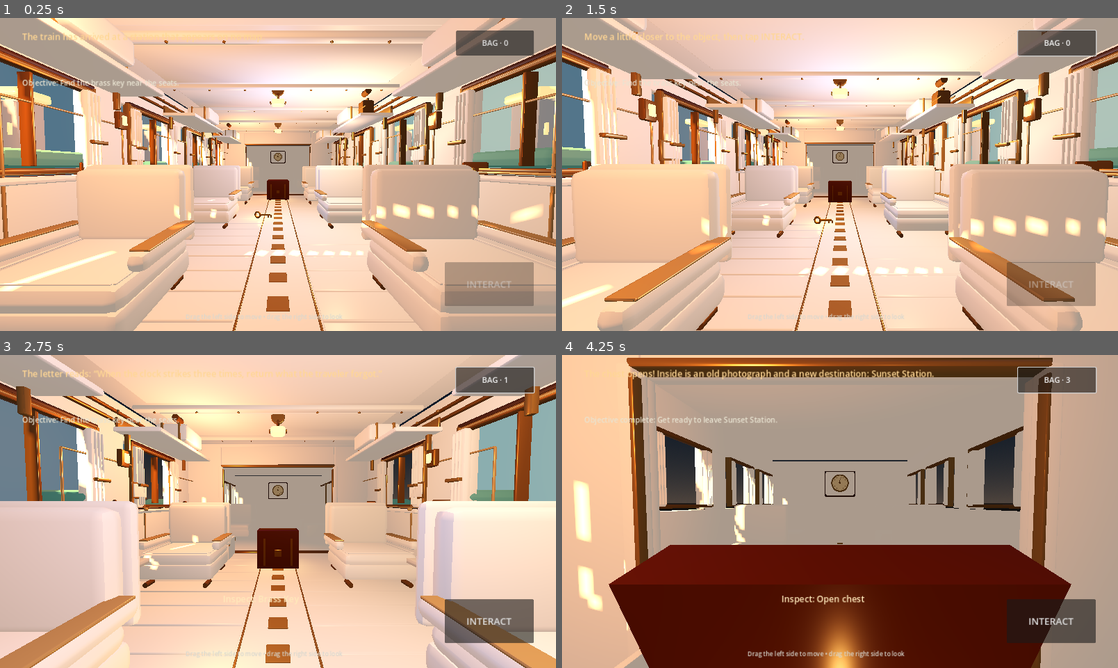
Above: before the commit, frames 1-4 (two rows, left to right).
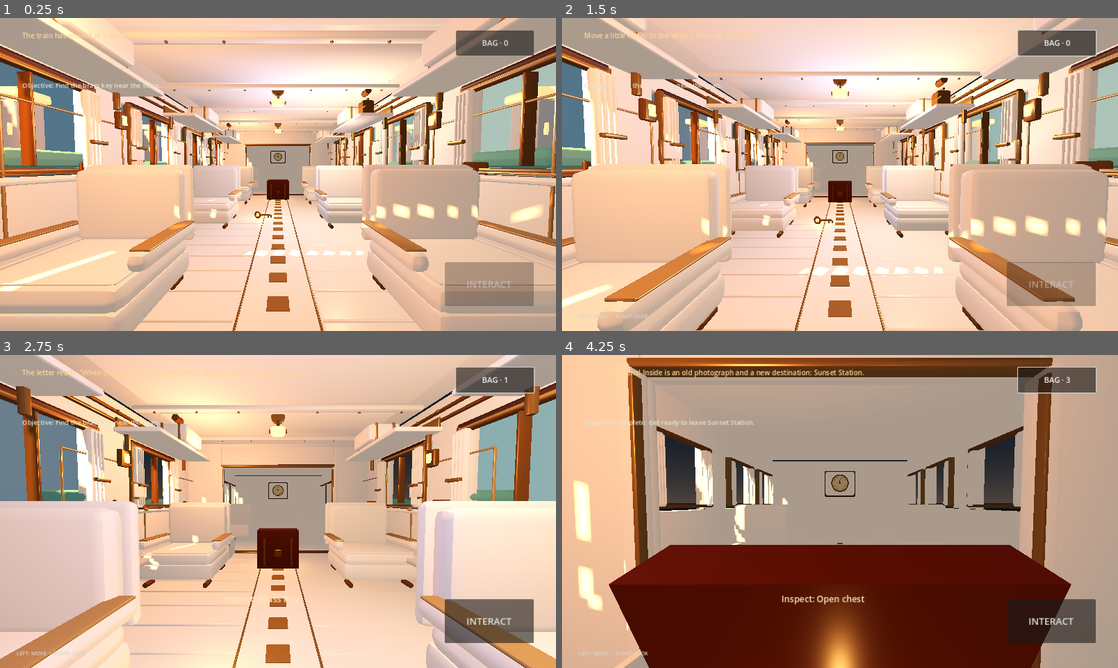
Above: after the commit, the same moments.

Repository: bdssmdkacem-dot/lost-things-express
Game: Godot game, scene res://scenes/main.tscn
Two runs of this game, one before a commit and one after it. Both use one fixed random seed, a clock stepped at 60 frames per second and the inputs below.
Inputs (mouse positions are in pixels of both pictures, inside the frame that each line leads up to):
- Up to frame 1 (0.25 s): no input
- Up to frame 2 (1.5 s): click "BAG · 0" at 0.5 s; tap Enter at 1.25 s; move the mouse to (867, 174) at 1.27 s; hold W (move_forward) from 1.28 s (still down); tap E at 1.35 s; click (867, 174) at 1.42 s
- Up to frame 3 (2.75 s): keep holding W (move_forward); move the mouse to (250, 511) at 2.02 s; tap E at 2.1 s
- Up to frame 4 (4.25 s): keep holding W (move_forward); move the mouse to (851, 505) at 2.77 s; tap E at 2.85, 3.6 s; move the mouse to (834, 517) at 3.52 s; click (834, 517) at 3.67 s

The runs differ from the first frame. In frame 1, 0.6% of the frame differs, in the area x 3-62%, y 4-97%; in frame 2, 0.5%; in frame 3, 0.7%; in frame 4, 1.5%, in the area x 3-67%, y 4-97%.

Commit message:
fix: prevent story text overlap and fit mobile control hint

Diff:
--- a/scripts/main.gd
+++ b/scripts/main.gd
@@ -214,19 +214,20 @@
 	status_label.anchor_left = 0.04
 	status_label.anchor_top = 0.04
 	status_label.anchor_right = 0.78
-	status_label.anchor_bottom = 0.19
+	status_label.anchor_bottom = 0.18
 	status_label.autowrap_mode = TextServer.AUTOWRAP_WORD_SMART
-	status_label.add_theme_font_size_override("font_size", 20)
+	status_label.add_theme_font_size_override("font_size", 16)
+	status_label.size_flags_vertical = Control.SIZE_SHRINK_BEGIN
 	status_label.add_theme_color_override("font_color", Color(1.0, 0.84, 0.58))
 	root.add_child(status_label)
 
 	objective_label = Label.new()
 	objective_label.anchor_left = 0.04
-	objective_label.anchor_top = 0.19
+	objective_label.anchor_top = 0.20
 	objective_label.anchor_right = 0.78
 	objective_label.anchor_bottom = 0.29
 	objective_label.autowrap_mode = TextServer.AUTOWRAP_WORD_SMART
-	objective_label.add_theme_font_size_override("font_size", 17)
+	objective_label.add_theme_font_size_override("font_size", 15)
 	objective_label.add_theme_color_override("font_color", Color(0.91, 0.89, 0.82))
 	root.add_child(objective_label)
 
@@ -276,13 +277,14 @@
 	root.add_child(inventory_label)
 
 	var hint := Label.new()
-	hint.text = "Drag the left side to move • drag the right side to look"
-	hint.anchor_left = 0.15
+	hint.text = "LEFT: MOVE  •  RIGHT: LOOK"
+	hint.anchor_left = 0.03
 	hint.anchor_top = 0.94
-	hint.anchor_right = 0.80
+	hint.anchor_right = 0.68
 	hint.anchor_bottom = 0.99
-	hint.horizontal_alignment = HORIZONTAL_ALIGNMENT_CENTER
-	hint.add_theme_font_size_override("font_size", 14)
+	hint.horizontal_alignment = HORIZONTAL_ALIGNMENT_LEFT
+	hint.autowrap_mode = TextServer.AUTOWRAP_OFF
+	hint.add_theme_font_size_override("font_size", 12)
 	hint.add_theme_color_override("font_color", Color(0.84, 0.84, 0.81))
 	root.add_child(hint)
 
